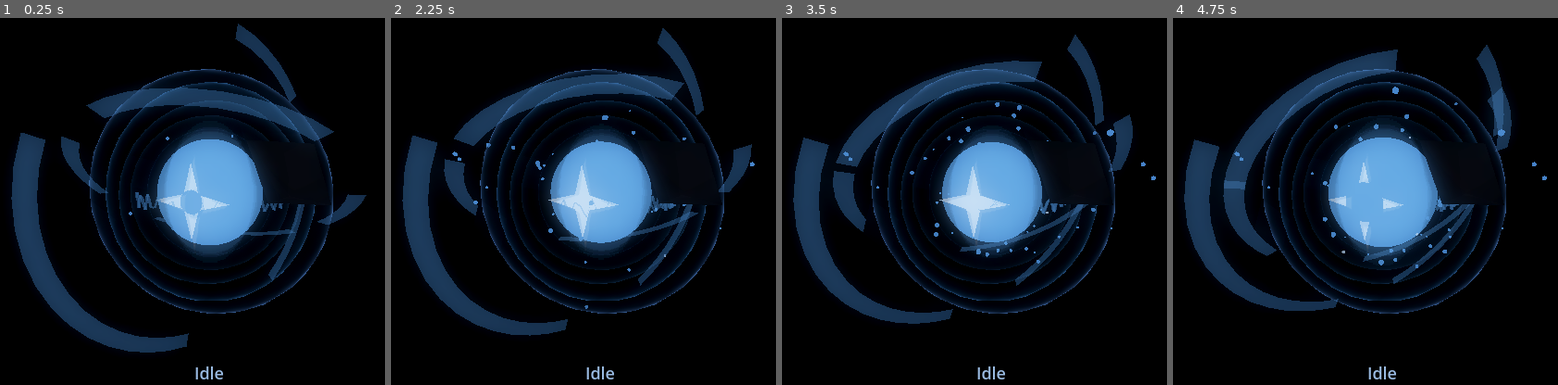
Above: before the commit, frames 1-4 (left to right).
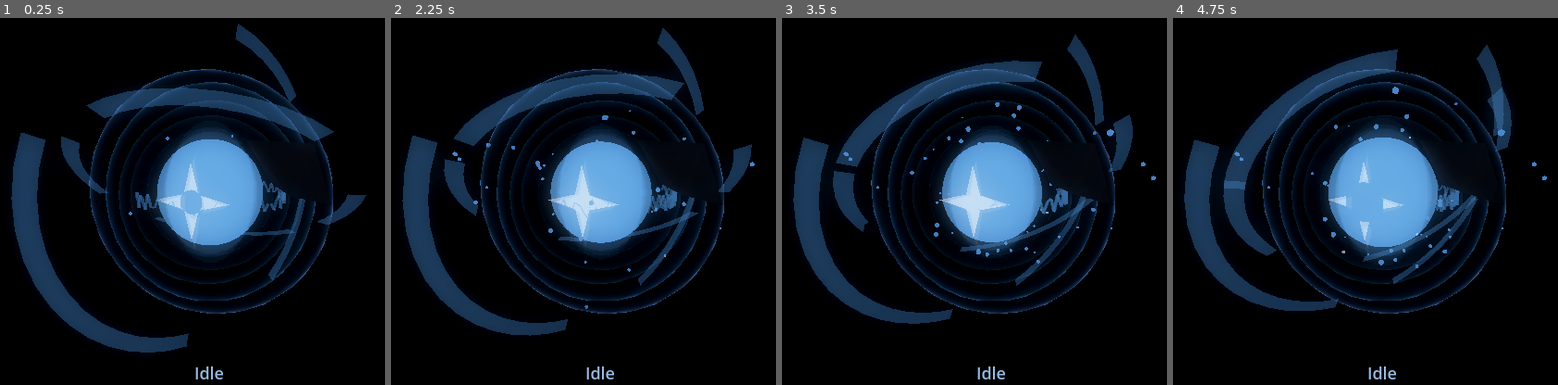
Above: after the commit, the same moments.

Repository: OppiRah/jairus-voice-assistant
Game: Godot game, scene res://orb_scene.tscn
Same seed, same stepped clock (60 frames per second), same inputs: the game is played once before the commit and once after it.
Inputs:
- Up to frame 1 (0.25 s): no input
- Up to frame 2 (2.25 s): no input
- Up to frame 3 (3.5 s): no input
- Up to frame 4 (4.75 s): no input

The runs differ from the first frame. In frame 1, 0.2% of the frame differs, in the area x 65-82%, y 39-52%; in frame 2, 0.2%; in frame 3, 0.2%; in frame 4, 0.4%, in the area x 24-82%, y 36-62%.

Commit message:
Orb plate facets — reduced count/larger facets for a perceptible crystal read.
Co-Authored-By: Claude Sonnet 5 <noreply@anthropic.com>
Claude-Session: https://claude.ai/code/session_01TtWHEcgFfL1aVhMypg6ZFa

Diff:
--- a/src/jairus/interfaces/renderer/godot_project/orb_controller.gd
+++ b/src/jairus/interfaces/renderer/godot_project/orb_controller.gd
@@ -232,15 +232,31 @@
 const PLATE_SPIN_SPEED := 0.12  # rad/s at plate_activity=1.0 -- slow and heavy-feeling, not energetic like the rings/arcs
 
 # Geometry fix (ORB_SILHOUETTE_MATERIAL_INVESTIGATION.md problem 2): each
-# plate's flat BoxMesh is replaced with _build_crystal_shard() (hexagonal
-# bipyramid, same technique validated in facet_poc_test.gd) sized from that
-# plate's own `size` -- equator_radius/half_height set to half of size.x/
-# size.y so the crystal's bounding footprint stays comparable to the
-# original box's width/height (this also shrinks worst-case center-to-
-# vertex reach vs. the old box's half-diagonal, since a bipyramid's max
-# reach is orientation-independent -- helps stage 1's containment margin
-# rather than reopening it). CRYSTAL_SIDES=6 matches the validated PoC.
-const CRYSTAL_SIDES := 6
+# plate's flat BoxMesh is replaced with _build_crystal_shard() (bipyramid,
+# same technique validated in facet_poc_test.gd) sized from that plate's own
+# `size` -- equator_radius/half_height set to half of size.x/size.y so the
+# crystal's bounding footprint stays comparable to the original box's width/
+# height (this also shrinks worst-case center-to-vertex reach vs. the old
+# box's half-diagonal, since a bipyramid's max reach is orientation-
+# independent -- helps stage 1's containment margin rather than reopening
+# it).
+#
+# Facet-scale pass: CRYSTAL_SIDES was originally 6 (hexagonal bipyramid, 12
+# facets total), matching facet_poc_test.gd's own PoC value -- but at the
+# plates' real on-screen size (~40x50px), that put each facet at only
+# ~15-20px, confirmed via real screenshot (both mine and the person's
+# independent judgment) to sit right at the perceptibility floor: the
+# material tuning was independently confirmed correct, yet plates still
+# read as predominantly flat/dark. Since worst-case center-to-vertex reach
+# is exactly max(equator_radius, half_height) regardless of `sides` --
+# every equator vertex sits on the same circle whether there are 3 of them
+# or 6 -- dropping CRYSTAL_SIDES has NO effect on stage 1's containment
+# margin; it only changes how the same footprint is subdivided. Dropped to
+# 3 (triangular bipyramid, 6 facets total, each roughly 2x the angular
+# width of the hexagonal version) -- the minimum for a real polygon, and
+# the most aggressive facet-enlarging move available without growing the
+# plate itself.
+const CRYSTAL_SIDES := 3
 # Containment fix (ORB_SILHOUETTE_MATERIAL_INVESTIGATION.md problem 1):
 # radius/height pulled inward on all three plates so (radius + the plate's
 # own worst-case half-diagonal reach) stays comfortably under RingB's 1.7
